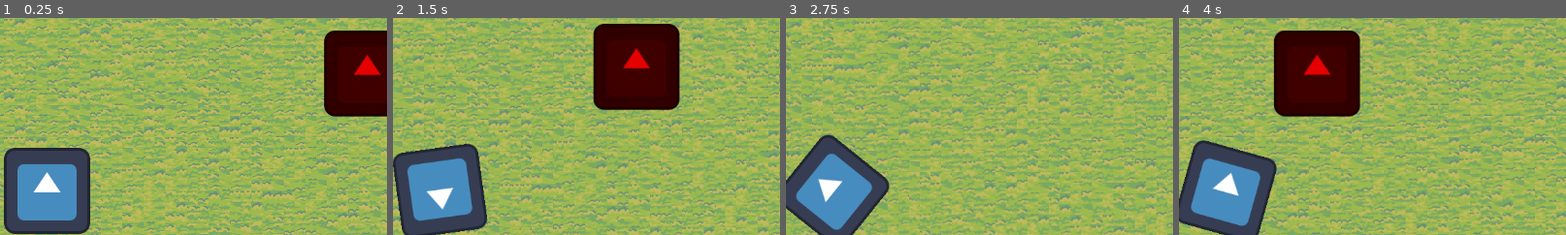
Above: before the commit, frames 1-4 (left to right).
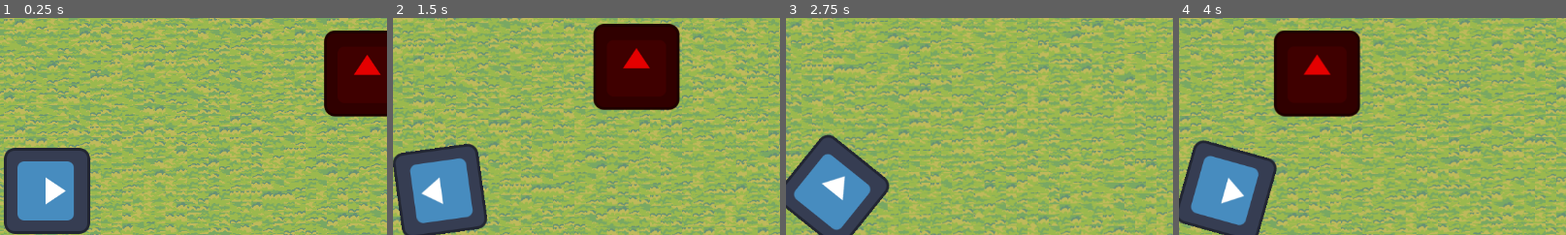
Above: after the commit, the same moments.

Repository: Z3BINI/game-design-final-project
Game: Godot game, scene res://scenes/quack_world/quack_man_world.tscn
Two runs of this game, one before a commit and one after it. Both use one fixed random seed, a clock stepped at 60 frames per second and the inputs below. The project has no main scene, so this scene is started directly. The engine's default icon, where the game draws it, is replaced by a stand-in: a white triangle on a blue panel in a dark square.
Inputs (mouse positions are % of the whole screen's width and height, from its top left):
- Up to frame 1 (0.25 s): no input
- Up to frame 2 (1.5 s): tap Enter at 0.5 s; move the mouse to (72, 45) at 0.52 s; hold D (move_right) 0.53-1.28 s; tap Space (jump) at 0.77 s; move the mouse to (30, 55) at 1.27 s; hold S (move_backward) from 1.28 s (still down)
- Up to frame 3 (2.75 s): tap Space (jump) at 1.52 s; move the mouse to (60, 28) at 2.02 s; release S (move_backward) at 2.03 s; hold D (move_right) from 2.03 s (still down)
- Up to frame 4 (4 s): move the mouse to (45, 70) at 2.77 s; release D (move_right) at 2.78 s; hold W (move_forward) 2.78-3.53 s; tap Space (jump) at 3.02, 3.77 s; move the mouse to (80, 65) at 3.52 s; hold A (move_left) from 3.53 s (still down)
The pictures show only the part of the screen within x 44-94%, y 10-60%; the shares and areas given below are measured in that part.

The runs differ from the first frame. In frame 1, 0.8% of the frame differs, in the area x 4-20%, y 66-94%; in frame 2, 0.8%, in the area x 3-21%, y 67-95%; in frame 3, 0.8%; in frame 4, 0.8%.
Error before the commit: Invalid access to property or key 'global_position' on a base object of type 'null instance'. (res://scripts/quack_world/enemies/base/enemy.gd:26)

Commit message:
Rotate +x to work with look_at() & group

Diff:
--- a/scenes/quack_world/player/player.tscn
+++ b/scenes/quack_world/player/player.tscn
@@ -6,13 +6,14 @@
 [sub_resource type="CircleShape2D" id="CircleShape2D_hqvsn"]
 radius = 63.1981
 
-[node name="Player" type="CharacterBody2D"]
+[node name="Player" type="CharacterBody2D" groups=["player"]]
 collision_layer = 4
 collision_mask = 11
 motion_mode = 1
 script = ExtResource("1_qu3ph")
 
 [node name="PlayerSprite" type="Sprite2D" parent="."]
+rotation = 1.5708
 texture = ExtResource("1_o0qbe")
 
 [node name="PlayerCollision" type="CollisionShape2D" parent="."]
